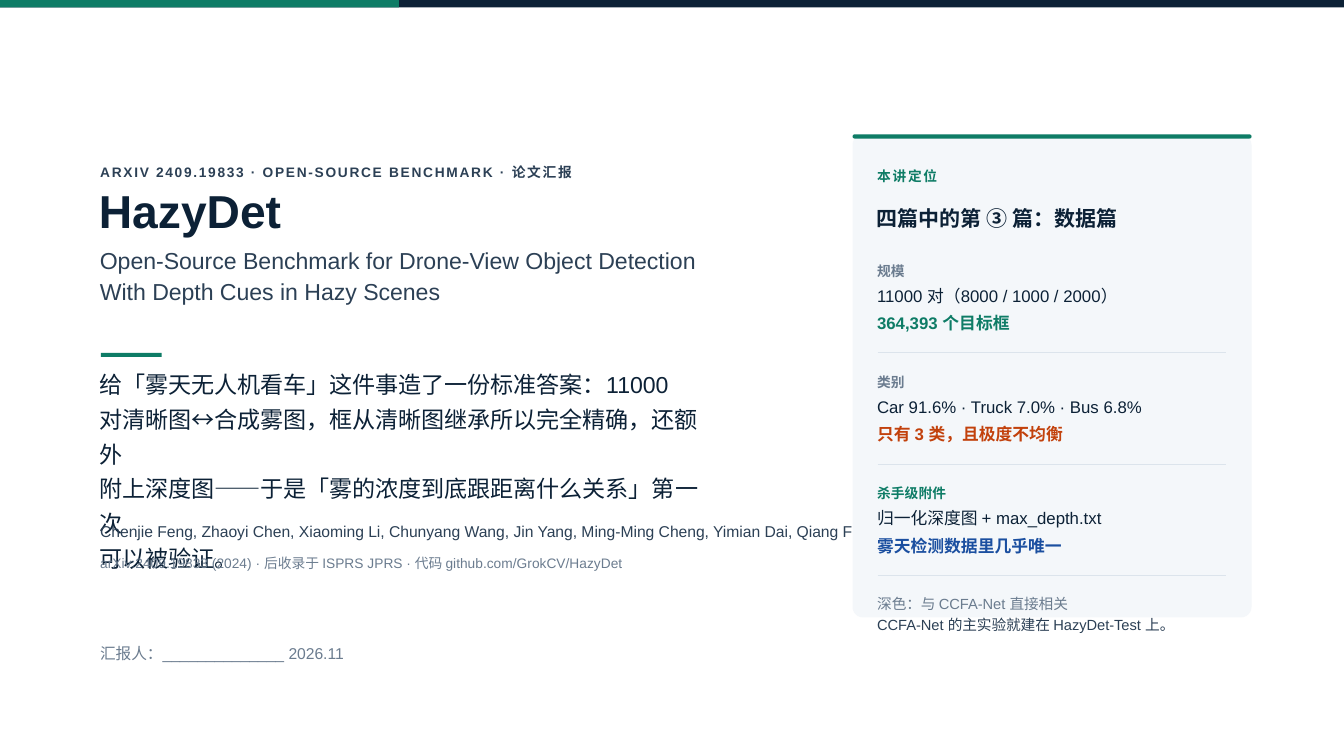
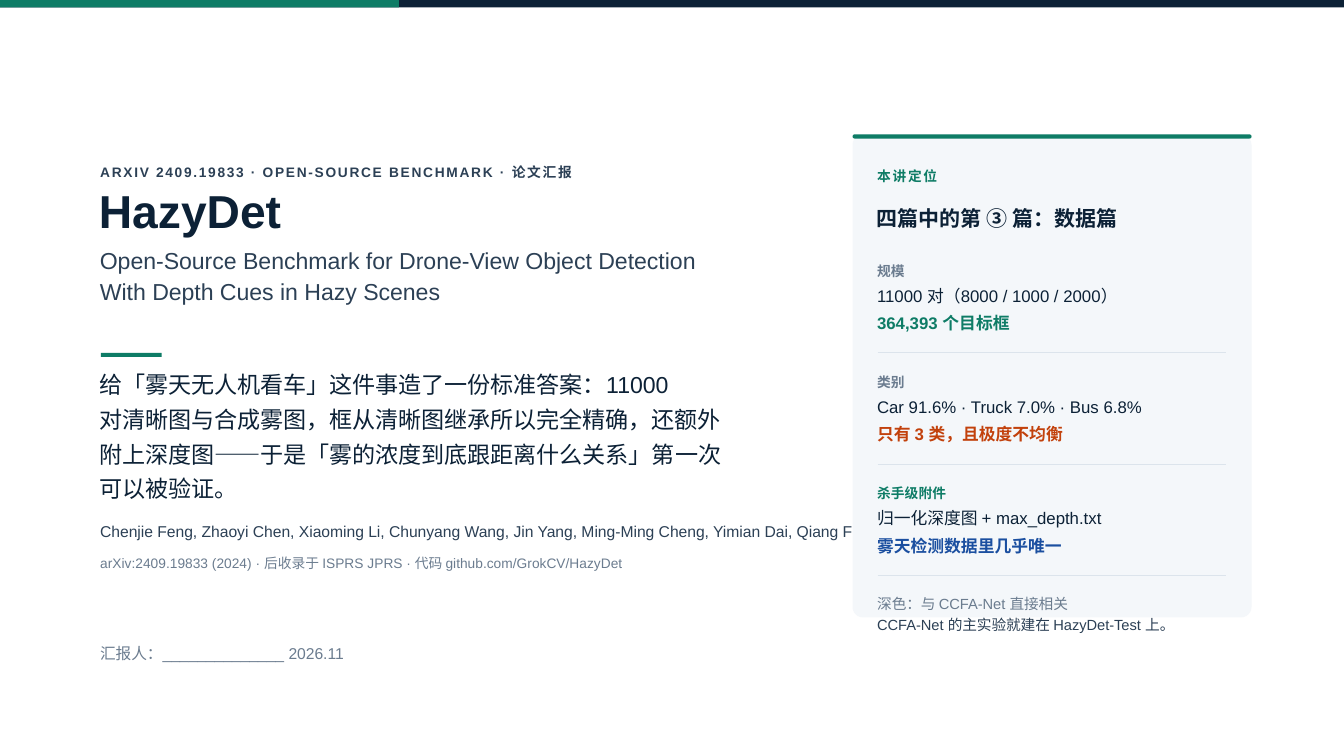
Before and after one commit to 139876/paper-notes, a slide deck: slide 1 of 论文精读/3-HazyDet精读/附件/HazyDet-论文汇报.pptx. Drawn at 1344x756 pixels with LibreOffice and Linux fonts; fonts in the diff are those of the drawing. Boxes give left, top, right and bottom in pixels: in the first picture for what was removed or moved away, otherwise in the second. Text is boxed around its words. In the diff, an @@ line names an element or a change of style, - is before the commit and + after.

```diff
--- a/论文精读/3-HazyDet精读/附件/HazyDet-论文汇报.pptx
+++ b/论文精读/3-HazyDet精读/附件/HazyDet-论文汇报.pptx
@@ text at (100, 373, 721, 499): text changed @@
-给「雾天无人机看车」这件事造了一份标准答案：11000
-对清晰图↔合成雾图，框从清晰图继承所以完全精确，还额外
-附上深度图——于是「雾的浓度到底跟距离什么关系」第一次
-可以被验证。
+给「雾天无人机看车」这件事造了一份标准答案：11000
+对清晰图与合成雾图，框从清晰图继承所以完全精确，还额外
+附上深度图——于是「雾的浓度到底跟距离什么关系」第一次
+可以被验证。
```
Also in this commit, not shown: 6 other slides changed, 3 slides added, 3 other files.
